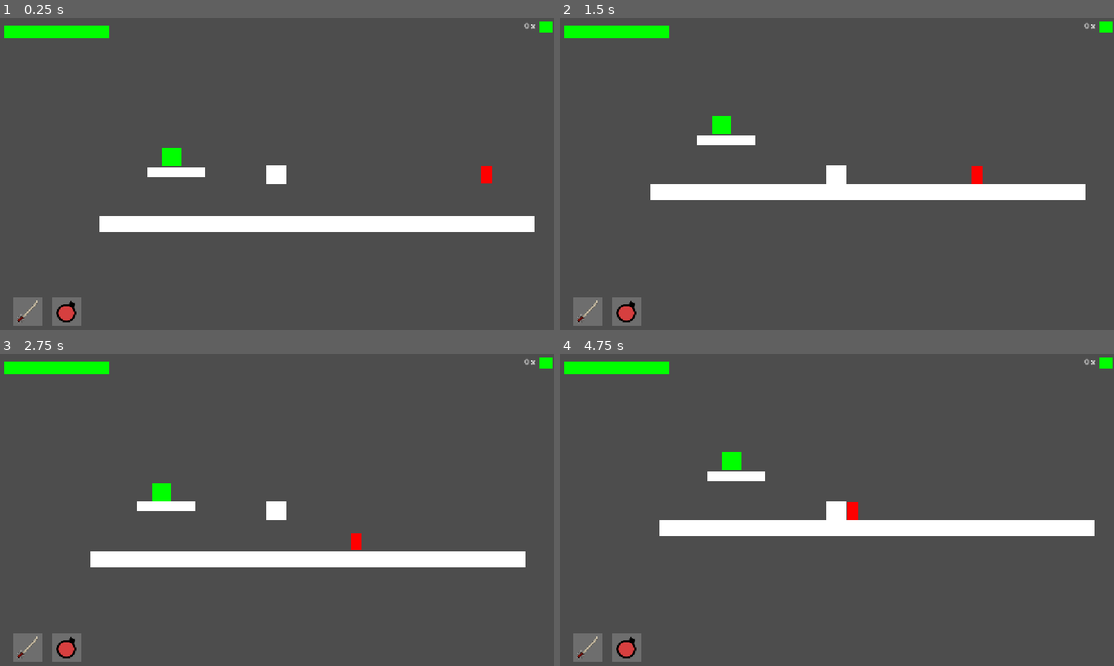
Above: before the commit, frames 1-4 (two rows, left to right).
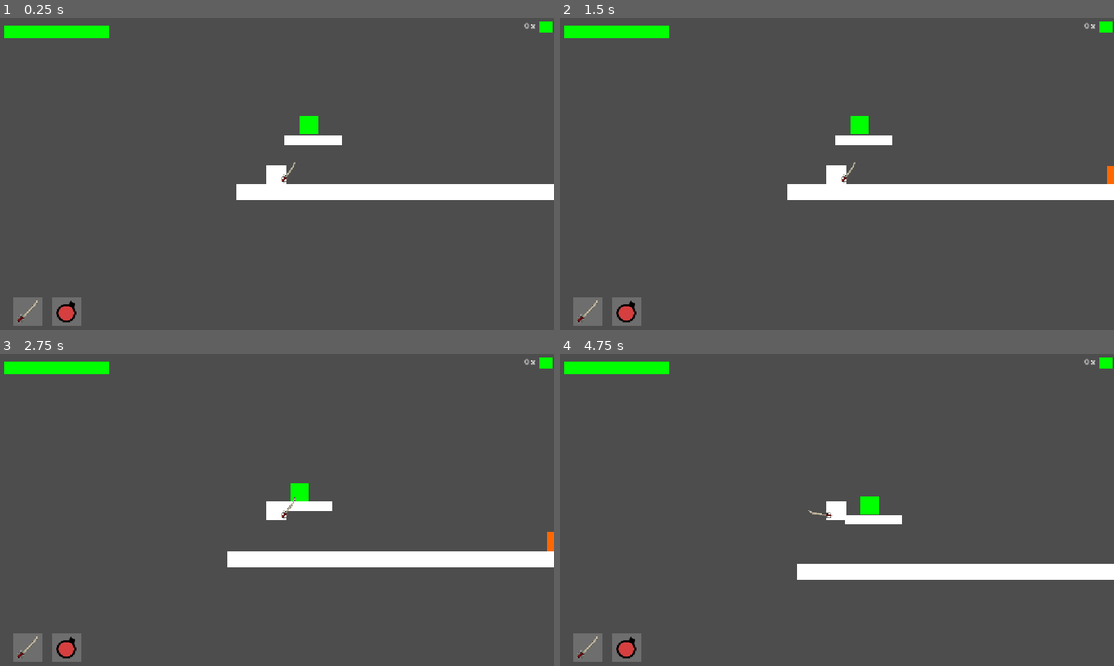
Above: after the commit, the same moments.

Repository: 747389/alive_cells
Game: Godot game, scene res://scenes/test.tscn
Same seed, same stepped clock (60 frames per second), same inputs: the game is played once before the commit and once after it. This scene is started directly instead of the project's main scene.
Inputs:
- Up to frame 1 (0.25 s): no input
- Up to frame 2 (1.5 s): tap A (A) at 0.6 s; tap D (D) at 0.8, 1.35 s
- Up to frame 3 (2.75 s): tap S (S) at 1.55, 2.1 s; tap W (W) at 2.3 s
- Up to frame 4 (4.75 s): tap W (W) at 2.85 s; tap Shift (shift) at 3.05, 3.6 s; tap Space (Space, bound only after the commit) at 3.8, 4.35 s; tap A (A) at 4.55 s

The runs differ from the first frame. In frame 1, 8.2% of the frame differs, in the area x 17-100%, y 31-69%; in frame 2, 2.8%; in frame 3, 2.7%; in frame 4, 7.8%.

Commit message:
made more enmys
added kaboom and ranged enmys and fixed player ui

Diff:
--- a/alive-cells/project.godot
+++ b/alive-cells/project.godot
@@ -51,3 +51,8 @@
 "events": [Object(InputEventKey,"resource_local_to_scene":false,"resource_name":"","device":-1,"window_id":0,"alt_press …(192 unchanged characters)…
 ]
 }
+Space={
+"deadzone": 0.2,
+"events": [Object(InputEventKey,"resource_local_to_scene":false,"resource_name":"","device":-1,"window_id":0,"alt_pressed":false,"shift_pressed":false,"ctrl_pressed":false,"meta_pressed":false,"pressed":false,"keycode":0,"physical_keycode":32,"key_label":0,"unicode":32,"location":0,"echo":false,"script":null)
+]
+}
--- /dev/null
+++ b/alive-cells/scenes/boom.tscn
@@ -0,0 +1,26 @@
+[gd_scene load_steps=3 format=3 uid="uid://r2jo50appp7o"]
+
+[sub_resource type="Curve" id="Curve_sj6ms"]
+_limits = [0.0, 10.0, 0.0, 1.0]
+_data = [Vector2(0, 10), 0.0, 1.60341, 0, 0, Vector2(0.784091, 0), -44.2589, 0.0, 0, 0]
+point_count = 2
+
+[sub_resource type="Gradient" id="Gradient_vxrs2"]
+offsets = PackedFloat32Array(0, 0.506667, 1)
+colors = PackedColorArray(1, 0.462745, 0, 1, 1, 0.163503, 0, 1, 1, 0, 0, 1)
+
+[node name="boom" type="CPUParticles2D"]
+emitting = false
+amount = 1000
+lifetime = 0.7
+one_shot = true
+explosiveness = 1.0
+randomness = 1.0
+emission_shape = 1
+emission_sphere_radius = 20.0
+spread = 180.0
+gravity = Vector2(0, 0)
+initial_velocity_min = 500.0
+initial_velocity_max = 650.0
+scale_amount_curve = SubResource("Curve_sj6ms")
+color_ramp = SubResource("Gradient_vxrs2")
--- /dev/null
+++ b/alive-cells/scenes/bulet.tscn
@@ -0,0 +1,25 @@
+[gd_scene load_steps=3 format=3 uid="uid://dai20nqp2khl8"]
+
+[ext_resource type="Script" uid="uid://dm21w55op0oe6" path="res://scripts/bulet.gd" id="1_axtm1"]
+
+[sub_resource type="RectangleShape2D" id="RectangleShape2D_gssnd"]
+size = Vector2(51.5, 15.5)
+
+[node name="bulet" type="Area2D"]
+script = ExtResource("1_axtm1")
+
+[node name="CollisionShape2D" type="CollisionShape2D" parent="."]
+shape = SubResource("RectangleShape2D_gssnd")
+
+[node name="ColorRect" type="ColorRect" parent="."]
+offset_left = -26.0
+offset_top = -8.0
+offset_right = 26.0
+offset_bottom = 8.0
+
+[node name="Timer" type="Timer" parent="."]
+wait_time = 0.2
+
+[connection signal="area_entered" from="." to="." method="_on_area_entered"]
+[connection signal="body_entered" from="." to="." method="_on_body_entered"]
+[connection signal="timeout" from="Timer" to="." method="_on_timer_timeout"]
--- /dev/null
+++ b/alive-cells/scenes/kowalski.tscn
@@ -0,0 +1,34 @@
+[gd_scene load_steps=5 format=3 uid="uid://d4gua0llnkv3c"]
+
+[ext_resource type="Script" uid="uid://c83miukkkalyf" path="res://scripts/kowalski.gd" id="1_rh0vu"]
+[ext_resource type="PackedScene" uid="uid://r2jo50appp7o" path="res://scenes/boom.tscn" id="2_tyswc"]
+
+[sub_resource type="CapsuleShape2D" id="CapsuleShape2D_dqiii"]
+radius = 14.0
+height = 38.0
+
+[sub_resource type="RectangleShape2D" id="RectangleShape2D_rh0vu"]
+size = Vector2(110, 70)
+
+[node name="Kowalski" type="CharacterBody2D"]
+script = ExtResource("1_rh0vu")
+boom_scene = ExtResource("2_tyswc")
+
+[node name="ColorRect" type="ColorRect" parent="."]
+offset_left = -14.0
+offset_top = -19.0
+offset_right = 14.0
+offset_bottom = 19.0
+size_flags_horizontal = 3
+size_flags_vertical = 3
+color = Color(1, 0.403922, 0, 1)
+
+[node name="CollisionShape2D" type="CollisionShape2D" parent="."]
+shape = SubResource("CapsuleShape2D_dqiii")
+
+[node name="boom" type="Area2D" parent="."]
+
+[node name="CollisionShape2D" type="CollisionShape2D" parent="boom"]
+shape = SubResource("RectangleShape2D_rh0vu")
+
+[connection signal="body_entered" from="boom" to="." method="_on_boom_body_entered"]
--- a/alive-cells/scenes/level.tscn
+++ b/alive-cells/scenes/level.tscn
@@ -1,8 +1,10 @@
-[gd_scene load_steps=12 format=3 uid="uid://t48s7gujiidh"]
+[gd_scene load_steps=14 format=3 uid="uid://t48s7gujiidh"]
 
 [ext_resource type="PackedScene" uid="uid://bv4khfxhjtmgu" path="res://scenes/player.tscn" id="1_iddt7"]
 [ext_resource type="PackedScene" uid="uid://3sb78h6j61td" path="res://scenes/melee_enemy.tscn" id="2_hasie"]
 [ext_resource type="Script" uid="uid://dqudfo7yfgq3i" path="res://scripts/platform.gd" id="3_7aq13"]
+[ext_resource type="PackedScene" uid="uid://d4gua0llnkv3c" path="res://scenes/kowalski.tscn" id="4_ppgk2"]
+[ext_resource type="PackedScene" uid="uid://08q0nwkjk6m3" path="res://scenes/ranged_enemy.tscn" id="5_2r41h"]
 
 [sub_resource type="RectangleShape2D" id="RectangleShape2D_mvfjs"]
 size = Vector2(1553.5, 20)
@@ -34,7 +36,7 @@
 position = Vector2(112, -3)
 
 [node name="melee_enemy" parent="." instance=ExtResource("2_hasie")]
-position = Vector2(1313, -54)
+position = Vector2(1125, 1)
 
 [node name="platform" type="StaticBody2D" parent="."]
 script = ExtResource("3_7aq13")
@@ -126,5 +128,8 @@
 offset_right = 422.0
 offset_bottom = 10.0
 
-[node name="melee_enemy2" parent="." instance=ExtResource("2_hasie")]
-position = Vector2(2217, 10)
+[node name="Kowalski" parent="." instance=ExtResource("4_ppgk2")]
+position = Vector2(1479, -7)
+
+[node name="ranged_enemy" parent="." instance=ExtResource("5_2r41h")]
+position = Vector2(2339, 3)
--- a/alive-cells/scenes/melee_enemy.tscn
+++ b/alive-cells/scenes/melee_enemy.tscn
@@ -105,7 +105,7 @@
 [node name="AnimationPlayer" type="AnimationPlayer" parent="."]
 root_node = NodePath("../Node2D/enemy_wepon")
 libraries = {
-"": SubResource("AnimationLibrary_h0g5l")
+&"": SubResource("AnimationLibrary_h0g5l")
 }
 
 [node name="ColorRect" type="ColorRect" parent="."]
--- a/alive-cells/scenes/player.tscn
+++ b/alive-cells/scenes/player.tscn
@@ -12,7 +12,7 @@
 radius = 22.0227
 
 [sub_resource type="RectangleShape2D" id="RectangleShape2D_pnfh2"]
-size = Vector2(29, 56)
+size = Vector2(34, 56)
 
 [sub_resource type="Animation" id="Animation_8vegh"]
 length = 0.001
@@ -31,31 +31,19 @@
 tracks/1/type = "value"
 tracks/1/imported = false
 tracks/1/enabled = true
-tracks/1/path = NodePath("ColorRect:visible")
+tracks/1/path = NodePath("Screenshot2025-06-18At09_32_16:rotation")
 tracks/1/interp = 1
 tracks/1/loop_wrap = true
 tracks/1/keys = {
 "times": PackedFloat32Array(0),
 "transitions": PackedFloat32Array(1),
-"update": 1,
-"values": [false]
-}
-tracks/2/type = "value"
-tracks/2/imported = false
-tracks/2/enabled = true
-tracks/2/path = NodePath("ColorRect:rotation")
-tracks/2/interp = 1
-tracks/2/loop_wrap = true
-tracks/2/keys = {
-"times": PackedFloat32Array(0),
-"transitions": PackedFloat32Array(1),
 "update": 0,
-"values": [3.14159]
+"values": [-0.174533]
 }
 
 [sub_resource type="Animation" id="Animation_y3rxh"]
 resource_name = "player_attack"
-length = 0.33
+length = 0.45
 tracks/0/type = "value"
 tracks/0/imported = false
 tracks/0/enabled = true
@@ -63,7 +51,7 @@
 tracks/0/interp = 1
 tracks/0/loop_wrap = true
 tracks/0/keys = {
-"times": PackedFloat32Array(0.05, 0.33),
+"times": PackedFloat32Array(0.02, 0.2),
 "transitions": PackedFloat32Array(1, 1),
 "update": 1,
 "values": [false, true]
@@ -71,26 +59,14 @@
 tracks/1/type = "value"
 tracks/1/imported = false
 tracks/1/enabled = true
-tracks/1/path = NodePath("ColorRect:visible")
+tracks/1/path = NodePath("Screenshot2025-06-18At09_32_16:rotation")
 tracks/1/interp = 1
 tracks/1/loop_wrap = true
 tracks/1/keys = {
-"times": PackedFloat32Array(0, 0.33),
-"transitions": PackedFloat32Array(1, 1),
-"update": 1,
-"values": [true, false]
-}
-tracks/2/type = "value"
-tracks/2/imported = false
-tracks/2/enabled = true
-tracks/2/path = NodePath("ColorRect:rotation")
-tracks/2/interp = 2
-tracks/2/loop_wrap = true
-tracks/2/keys = {
-"times": PackedFloat32Array(0, 0.33),
-"transitions": PackedFloat32Array(1, 1),
+"times": PackedFloat32Array(0, 0.2, 0.45),
+"transitions": PackedFloat32Array(1, 3.605, 0.535887),
 "update": 0,
-"values": [-3.14159, -1.5708]
+"values": [-0.174533, 0.872665, -0.174533]
 }
 
 [sub_resource type="AnimationLibrary" id="AnimationLibrary_ul5yu"]
@@ -132,30 +108,28 @@
 
 [node name="wepon" type="Area2D" parent="Node2D"]
 script = ExtResource("2_2klhs")
-
-[node name="ColorRect" type="ColorRect" parent="Node2D/wepon"]
-visible = false
-offset_left = 21.0
-offset_top = 16.0
-offset_right = 25.0
-offset_bottom = 50.0
-rotation = 3.14159
-color = Color(1, 0, 0, 1)
+metadata/wepon = false
 
 [node name="CollisionShape2D" type="CollisionShape2D" parent="Node2D/wepon"]
-position = Vector2(37.5, -9)
+position = Vector2(42, -9)
 shape = SubResource("RectangleShape2D_pnfh2")
 disabled = true
+metadata/_edit_lock_ = true
+
+[node name="Screenshot2025-06-18At09_32_16" type="Sprite2D" parent="Node2D/wepon"]
+texture_filter = 1
+position = Vector2(16, 9)
+rotation = -0.174533
+scale = Vector2(0.828125, 0.822581)
+texture = ExtResource("3_ei6ql")
+offset = Vector2(14, -16)
+metadata/_edit_lock_ = true
 
 [node name="AnimationPlayer" type="AnimationPlayer" parent="Node2D/wepon"]
 libraries = {
-"": SubResource("AnimationLibrary_ul5yu")
+&"": SubResource("AnimationLibrary_ul5yu")
 }
 autoplay = "RESET"
-
-[node name="attack" type="Timer" parent="."]
-wait_time = 0.5
-one_shot = true
 
 [node name="Label" type="Label" parent="."]
 offset_left = 491.0
@@ -210,4 +184,3 @@
 
 [connection signal="area_entered" from="Area2D" to="." method="_on_coin_entered"]
 [connection signal="body_entered" from="Node2D/wepon" to="Node2D/wepon" method="_on_body_entered"]
-[connection signal="timeout" from="attack" to="." method="_on_attack_timeout"]
--- /dev/null
+++ b/alive-cells/scenes/ranged_enemy.tscn
@@ -0,0 +1,40 @@
+[gd_scene load_steps=4 format=3 uid="uid://08q0nwkjk6m3"]
+
+[ext_resource type="Script" uid="uid://do347a67ka31x" path="res://scripts/ranged_enemy.gd" id="1_u2kgh"]
+[ext_resource type="PackedScene" uid="uid://dai20nqp2khl8" path="res://scenes/bulet.tscn" id="2_rs3ab"]
+
+[sub_resource type="CapsuleShape2D" id="CapsuleShape2D_rs3ab"]
+radius = 22.0
+height = 66.0
+
+[node name="ranged_enemy" type="CharacterBody2D"]
+script = ExtResource("1_u2kgh")
+bullet_scene = ExtResource("2_rs3ab")
+
+[node name="ColorRect" type="ColorRect" parent="."]
+offset_left = -20.0
+offset_top = -33.0
+offset_right = 20.0
+offset_bottom = 33.0
+color = Color(1, 0, 0, 1)
+
+[node name="CollisionShape2D" type="CollisionShape2D" parent="."]
+shape = SubResource("CapsuleShape2D_rs3ab")
+
+[node name="gun" type="Node2D" parent="."]
+
+[node name="ColorRect" type="ColorRect" parent="gun"]
+offset_left = 5.0
+offset_top = -4.0
+offset_right = 45.0
+offset_bottom = 5.0
+
+[node name="ColorRect2" type="ColorRect" parent="gun"]
+offset_left = 5.0
+offset_right = 16.0
+offset_bottom = 22.0
+
+[node name="shoot_timer" type="Timer" parent="."]
+wait_time = 2.0
+
+[connection signal="timeout" from="shoot_timer" to="." method="_on_shoot_timer_timeout"]
--- a/alive-cells/scenes/test.tscn
+++ b/alive-cells/scenes/test.tscn
@@ -1,7 +1,7 @@
 [gd_scene load_steps=7 format=3 uid="uid://2lfvua5kb45s"]
 
 [ext_resource type="PackedScene" uid="uid://bv4khfxhjtmgu" path="res://scenes/player.tscn" id="1_t61po"]
-[ext_resource type="PackedScene" uid="uid://3sb78h6j61td" path="res://scenes/melee_enemy.tscn" id="2_ebjfp"]
+[ext_resource type="PackedScene" uid="uid://d4gua0llnkv3c" path="res://scenes/kowalski.tscn" id="3_74lek"]
 [ext_resource type="Script" uid="uid://blt78g5p3qeso" path="res://scripts/2_way_platform.gd" id="3_em6t2"]
 [ext_resource type="PackedScene" uid="uid://cehomlaj540c" path="res://scenes/coin.tscn" id="4_ayfoq"]
 
@@ -13,11 +13,8 @@
 
 [node name="test" type="Node2D"]
 
-[node name="melee_enemy" parent="." instance=ExtResource("2_ebjfp")]
-position = Vector2(911, 389)
-
 [node name="CharacterBody2D" parent="." instance=ExtResource("1_t61po")]
-position = Vector2(450, 393)
+position = Vector2(166, 482)
 
 [node name="StaticBody2D" type="StaticBody2D" parent="."]
 
@@ -44,8 +41,6 @@
 
 [node name="CollisionShape2D" type="CollisionShape2D" parent="StaticBody2D2"]
 position = Vector2(230, 336)
-rotation = 3.14159
-scale = Vector2(1, -1)
 shape = SubResource("RectangleShape2D_8xfd1")
 one_way_collision = true
 
@@ -56,4 +51,34 @@
 [node name="coin" parent="." instance=ExtResource("4_ayfoq")]
 position = Vector2(233, 386)
 
+[node name="Kowalski2" parent="." instance=ExtResource("3_74lek")]
+position = Vector2(935, 459)
+
+[node name="Kowalski" parent="." instance=ExtResource("3_74lek")]
+position = Vector2(868, 464)
+
+[node name="Kowalski3" parent="." instance=ExtResource("3_74lek")]
+position = Vector2(831, 465)
+
+[node name="Kowalski4" parent="." instance=ExtResource("3_74lek")]
+position = Vector2(904, 464)
+
+[node name="Kowalski5" parent="." instance=ExtResource("3_74lek")]
+position = Vector2(863, 462)
+
+[node name="Kowalski6" parent="." instance=ExtResource("3_74lek")]
+position = Vector2(899, 459)
+
+[node name="Kowalski7" parent="." instance=ExtResource("3_74lek")]
+position = Vector2(883, 461)
+
+[node name="Kowalski8" parent="." instance=ExtResource("3_74lek")]
+position = Vector2(870, 466)
+
+[node name="Kowalski9" parent="." instance=ExtResource("3_74lek")]
+position = Vector2(891, 459)
+
+[node name="Kowalski10" parent="." instance=ExtResource("3_74lek")]
+position = Vector2(848, 461)
+
 [connection signal="timeout" from="StaticBody2D2/Timer" to="StaticBody2D2" method="_on_timer_timeout"]
--- /dev/null
+++ b/alive-cells/scripts/bulet.gd
@@ -0,0 +1,19 @@
+extends Area2D
+
+const SPEED: float = 20.0
+
+
+func _physics_process(delta: float) -> void:
+	move_local_x(SPEED)
+
+
+func _on_body_entered(body: Node2D) -> void:
+	if body.has_meta("player"):
+		body.hit()
+		body.hit()
+		queue_free()
+
+
+func _on_area_entered(area: Area2D) -> void:
+	if area.has_meta("wepon"):
+		queue_free()
--- /dev/null
+++ b/alive-cells/scripts/kowalski.gd
@@ -0,0 +1,52 @@
+extends CharacterBody2D
+
+const FAST_SPEED: float = 400.0
+const SPEED: float = 100.0
+const MAX_DISTANCE_X: int = 500
+const MAX_DISTANCE_Y: int = 100
+const LOW_DISTANCE_X: int = 300
+
+var player: Node
+var hp: int = 1
+@export var boom_scene: PackedScene
+
+func _ready() -> void:
+	for players in get_tree().get_nodes_in_group("player"):
+		player = players
+
+
+func _process(delta: float) -> void:
+	if player:
+		velocity += get_gravity() * delta
+		var distance_x = abs(player.position.x - position.x)
+		var distance_y = abs(player.position.y - position.y)
+		if distance_x <= MAX_DISTANCE_X and distance_y <= MAX_DISTANCE_Y and distance_x >= LOW_DISTANCE_X:
+			if player.global_position.x > self.global_position.x:
+				velocity.x = SPEED
+			else:
+				velocity.x = -SPEED
+		elif distance_x <= LOW_DISTANCE_X:
+			if player.global_position.x > self.global_position.x:
+				velocity.x = FAST_SPEED
+			else:
+				velocity.x = -FAST_SPEED
+		else:
+			velocity.x = 0
+		move_and_slide()
+
+
+func _on_boom_body_entered(body: Node2D) -> void:
+	if body.has_meta("player"):
+		await get_tree().create_timer(0.2).timeout
+		var boom = boom_scene.instantiate()
+		boom.position = self.global_position
+		boom.emitting = true
+		add_sibling(boom)
+		body.boom()
+		queue_free()
+
+
+func hit():
+	hp -= 1
+	if hp <= 0:
+		queue_free()
--- a/alive-cells/scripts/melee_enemy.gd
+++ b/alive-cells/scripts/melee_enemy.gd
@@ -5,7 +5,7 @@
 const MAX_DISTANCE_Y: int = 100
 
 var player: Node
-var hp: int = 3
+var hp: int = 4
 
 
 func _ready() -> void:
--- a/alive-cells/scripts/player.gd
+++ b/alive-cells/scripts/player.gd
@@ -14,7 +14,6 @@
 	"2" = "res://assests/potions (3 empty).png",
 	"1" = "res://assests/potions ( all empty).png"
 }
-var can_attack: bool = true
 var coins: int = 0
 var _health: int = 10
 var health_potions: int = 4
@@ -49,10 +48,10 @@
 	else:
 		velocity.x = move_toward(velocity.x, 0, SPEED)
 
-	if Input.is_action_just_pressed("shift") and can_attack:
+	if Input.is_action_just_pressed("Space"):
 		$Node2D/wepon/AnimationPlayer.play("player_attack")
-		can_attack = false
-		$attack.start()
+
+
 
 	if Input.is_action_just_pressed("S") and is_on_floor():
 		position.y += 1
@@ -67,14 +66,15 @@
 		$"Potions(full)".texture = load(potion_stage_info[str(potion_stage)])
 
 
-
-func _on_attack_timeout() -> void:
-	can_attack = true
-
-
 func hit():
 	health -= 1
 	print(health)
+	health_ui.value = health
+	if health <= 0:
+		get_tree().call_deferred("change_scene_to_file" , "res://scenes/main_menu.tscn")
+
+func  boom():
+	health -= 7
 	health_ui.value = health
 	if health <= 0:
 		get_tree().call_deferred("change_scene_to_file" , "res://scenes/main_menu.tscn")
--- /dev/null
+++ b/alive-cells/scripts/ranged_enemy.gd
@@ -0,0 +1,59 @@
+extends CharacterBody2D
+
+const SPEED: float = 100.0
+const MAX_DISTANCE_X: int = 500
+const MIN_DISTANCE_X: int = 200
+const MAX_DISTANCE_Y: int = 100
+const AIM_RIGHT: float = 0
+const AIM_LEFT: float = deg_to_rad(180)
+
+
+var player: Node
+var hp: int = 3
+var can_shoot: bool = true
+var flip_direction_right: bool
+
+@export var bullet_scene: PackedScene
+
+
+func _ready() -> void:
+	for players in get_tree().get_nodes_in_group("player"):
+		player = players
+
+
+func _process(delta: float) -> void:
+	if player:
+		velocity += get_gravity() * delta
+		var distance_x = abs(player.position.x - position.x)
+		var distance_y = abs(player.position.y - position.y)
+		if distance_x <= MAX_DISTANCE_X and distance_y <= MAX_DISTANCE_Y:
+			if can_shoot:
+				var bullet = bullet_scene.instantiate()
+				$gun.add_sibling(bullet)
+				bullet.global_position = $gun.global_position
+
+				if flip_direction_right:
+					bullet.rotation = AIM_RIGHT
+				else:
+					bullet.rotation = AIM_LEFT
+
+				$shoot_timer.start()
+				can_shoot = false
+
+			if player.global_position.x > self.global_position.x:
+				$gun.scale.x = 1
+				flip_direction_right = true
+			else:
+				$gun.scale.x = -1
+				flip_direction_right = false
+		move_and_slide()
+
+
+func hit():
+	hp -= 1
+	if hp <= 0:
+		queue_free()
+
+
+func _on_shoot_timer_timeout() -> void:
+	can_shoot = true
Not shown, added: alive-cells/scripts/bulet.gd.uid
Not shown, added: alive-cells/scripts/kowalski.gd.uid
Not shown, added: alive-cells/scripts/ranged_enemy.gd.uid
